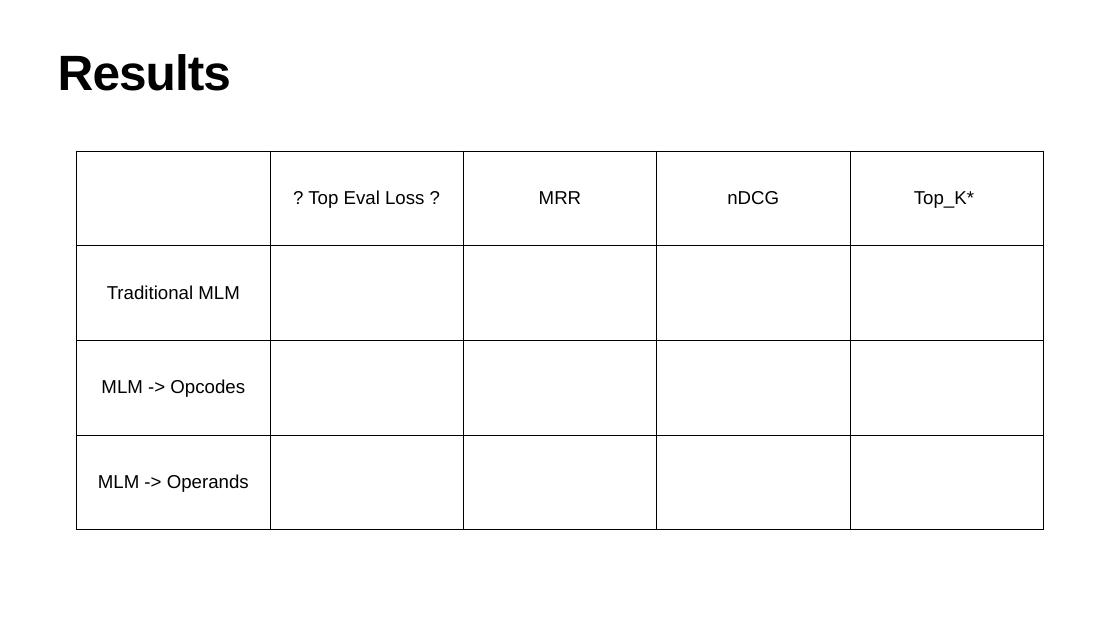
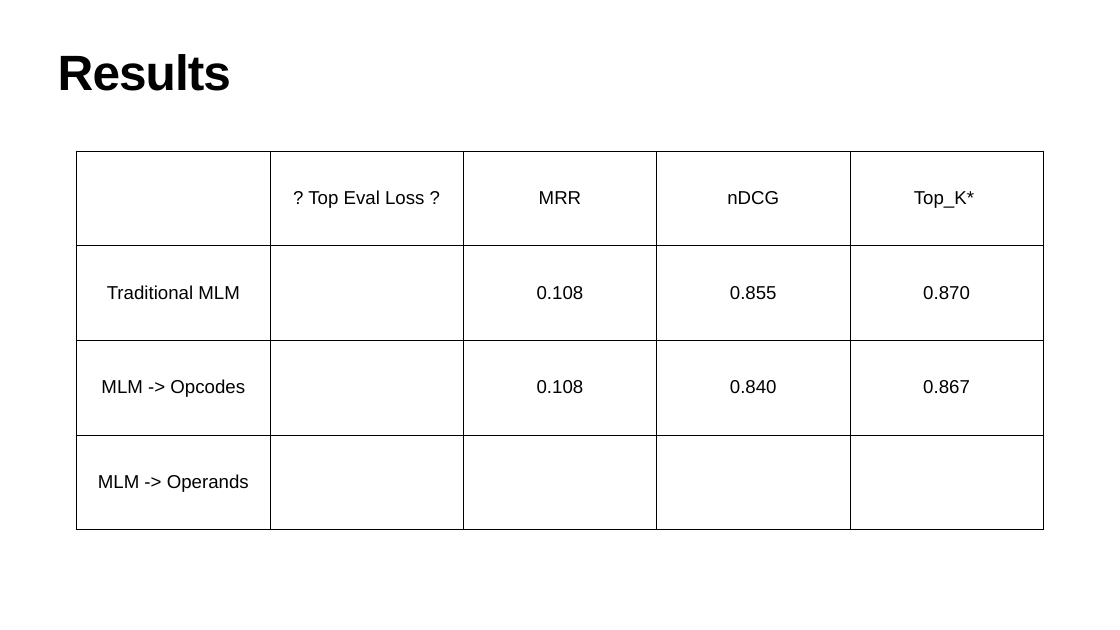
Before and after one commit to julig3ccd/BinAI, a slide deck: slide 9 of presentation/final_presentation.pptx. Drawn at 1120x630 pixels with LibreOffice and Linux fonts; fonts in the diff are those of the drawing. Boxes give left, top, right and bottom in pixels: in the first picture for what was removed or moved away, otherwise in the second. Text is boxed around its words. In the diff, an @@ line names an element or a change of style, - is before the commit and + after.

Commit message:
fix ndcg, measure standalone from file, preliminary results in presentation

```diff
--- a/presentation/final_presentation.pptx
+++ b/presentation/final_presentation.pptx
@@ table at [77,151,1043,529] @@
-row 2: Traditional MLM |  |  |  | 
+row 2: Traditional MLM |  | 0.108 | 0.855 | 0.870
-row 3: MLM -> Opcodes |  |  |  | 
+row 3: MLM -> Opcodes |  | 0.108 | 0.840 | 0.867
@@ borders changed @@
```
Also in this commit, not shown: 1 other slide changed, 2 other files.
